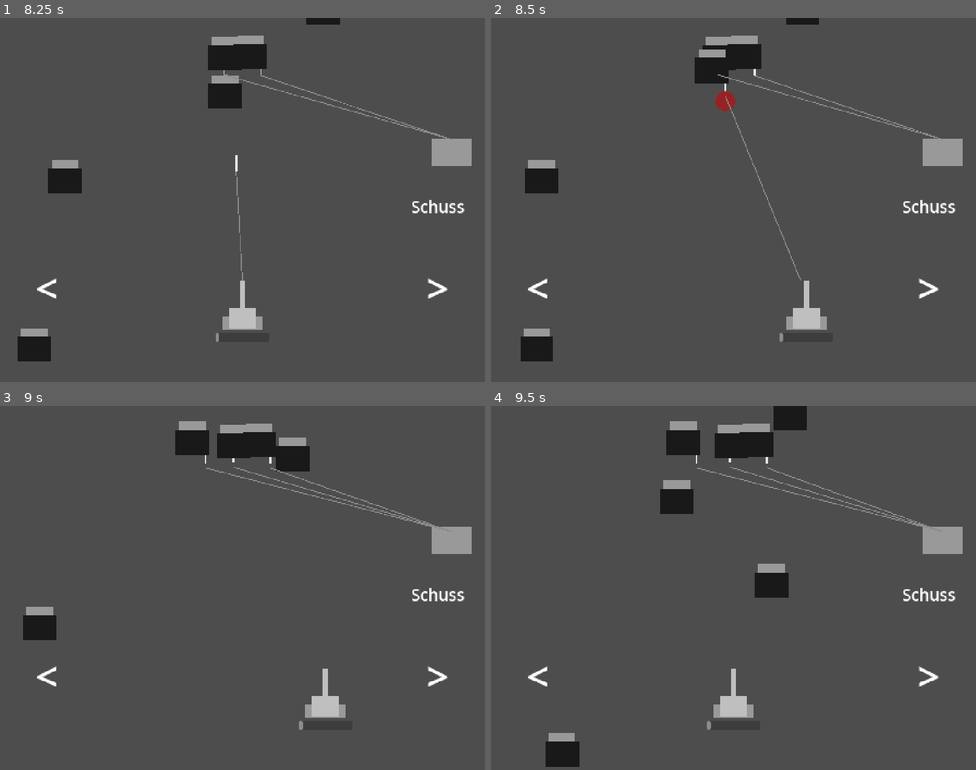
Above: before the commit, frames 1-4 (two rows, left to right).
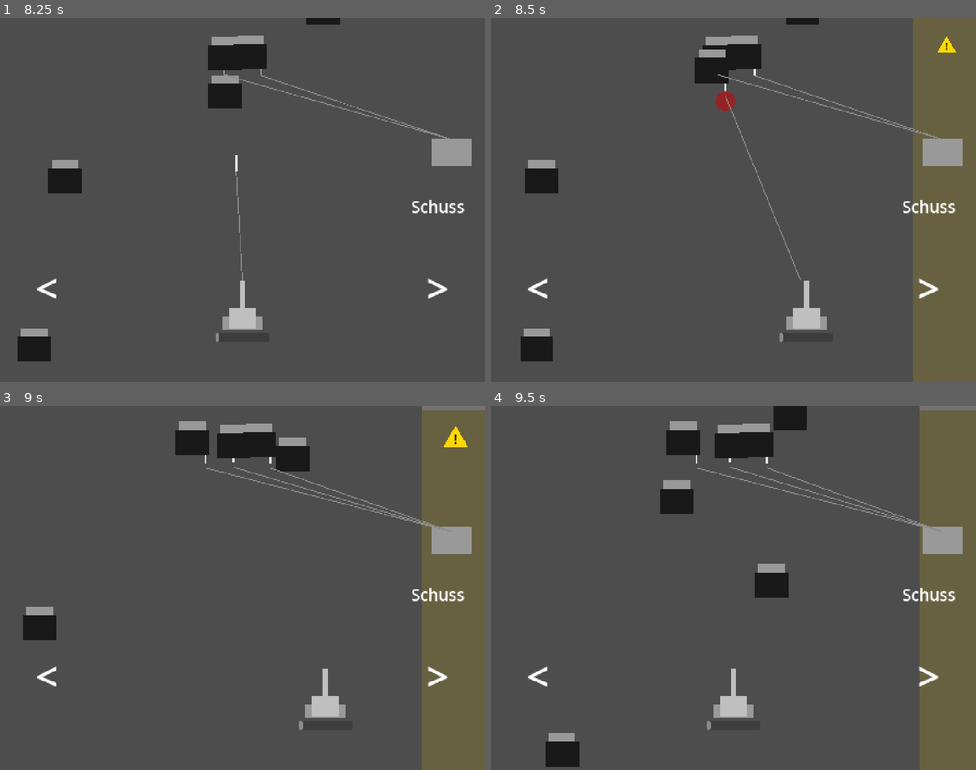
Above: after the commit, the same moments.

Repository: Philipp-Mallmann/fliegen-sind-aliens
Game: Godot game, scene res://szenen/spiel.tscn
The game is run twice, just before and just after one commit, with the same random seed, the same clock (stepped at 60 frames per second) and the same inputs.
Inputs:
- Up to frame 1 (8.25 s): hold D (rechts) 0.53-1.28 s; tap Space (schiessen) every 0.75 s from 0.6 to 8.1 s; hold A (links) 1.28-2.03 s; hold D (rechts) 2.03-3.53 s; hold A (links) 3.53-5.78 s; hold D (rechts) 5.78-8.03 s; hold A (links) from 8.03 s (still down)
- Up to frame 2 (8.5 s): keep holding A (links)
- Up to frame 3 (9 s): keep holding A (links); tap Space (schiessen) at 8.85 s
- Up to frame 4 (9.5 s): keep holding A (links)

Frame 1 is identical in both runs. In frame 2, 12% of the frame differs, in the area x 87-100%, y 0-100%; in frame 3, 12%; in frame 4, 11%.

Commit message:
Abschnitt 6: Hindernisse mit Warnung, Matsch, Absturz um die verlorene Flugkraft, Schusssperre im Fall
Co-Authored-By: Claude Opus 5.5 <noreply@anthropic.com>

Diff:
--- a/skripte/erzeuger.gd
+++ b/skripte/erzeuger.gd
@@ -10,8 +10,6 @@
 @export var breite: float = 400.0
 # Wie weit ueber der Kanone die oberste Fliege schon bereitsteht, in Pixeln. Der Bildrand liegt bei 920.
 @export var vorlauf: float = 1200.0
-# Wie weit unter der Kanone eine Fliege geloescht wird, in Pixeln. Der Bildrand liegt bei 160.
-@export var loeschen_unter: float = 300.0
 # Das langsamste und das schnellste Tempo einer neuen Fliege, in Pixeln pro Sekunde.
 @export var tempo_langsam: float = 100.0
 @export var tempo_schnell: float = 180.0
@@ -28,6 +26,3 @@
 		fliege.tempo = randf_range(tempo_langsam, tempo_schnell)
 		add_child(fliege)
 		naechste_hoehe -= abstand
-	for fliege in get_children():
-		if fliege.position.y > kanone.position.y + loeschen_unter:
-			fliege.queue_free()
--- a/skripte/faecher.gd
+++ b/skripte/faecher.gd
@@ -1,4 +1,7 @@
 extends Node2D
+
+# Wird gesendet, wenn eine Fliege aus dem Faecher entfernt wurde. Mit dabei: ihre Flugkraft.
+signal verloren(flugkraft: int)
 
 # Wie weit zwei Fliegen im Faecher auseinander sind, solange er noch nicht schrumpfen muss, in Pixeln.
 @export var abstand: float = 110.0
@@ -23,15 +26,28 @@
 		reihe.push_front(neue)
 	else:
 		reihe.push_back(neue)
+	nachruecken()
+
+
+func entfernen(nadel: Node2D) -> void:
+	reihe.erase(nadel)
+	versatz.erase(nadel)
+	verloren.emit(nadel.fliege.flugkraft)
+	nachruecken()
+
+
+func nachruecken() -> void:
 	if gleiten != null:
 		gleiten.kill()
-	if reihe.size() == 1:
+	var haengende: Array[Node2D] = []
+	for nadel in reihe:
+		if nadel.haengt:
+			haengende.append(nadel)
+	if haengende.is_empty():
 		return
 	gleiten = create_tween()
 	gleiten.set_parallel(true)
-	for nadel in reihe:
-		if nadel == neue:
-			continue
+	for nadel in haengende:
 		gleiten.tween_property(nadel, "position", platz(nadel), gleitdauer)
 		gleiten.tween_property(nadel, "scale", Vector2.ONE * groesse(), gleitdauer)
 
--- /dev/null
+++ b/skripte/hindernis.gd
@@ -0,0 +1,83 @@
+extends Node2D
+
+# Wie lange die Warnung laeuft, bevor der Gegenstand faellt, in Sekunden.
+@export var warnzeit: float = 3.0
+# Wie breit die Spalte ist, in Pixeln. Jede Fliege darin wird zermatscht.
+@export var breite: float = 200.0
+# Wie hoch der fallende Gegenstand ist, in Pixeln.
+@export var hoehe: float = 120.0
+# Wie schnell der Gegenstand faellt, in Pixeln pro Sekunde. Muss schneller sein als der Absturz (falltempo in spiel.gd).
+@export var falltempo: float = 1800.0
+# Wie lange ein Blinken der Warnung dauert, am Anfang und am Ende, in Sekunden. Kleiner heisst schneller.
+@export var blinken_anfang: float = 0.5
+@export var blinken_ende: float = 0.1
+# Wie weit ueber der Kanone der obere Bildrand liegt, in Pixeln.
+@export var bildrand: float = 920.0
+# Wie weit unter der Kanone der Gegenstand verschwindet, in Pixeln. Der untere Bildrand liegt bei 160.
+@export var weg_unter: float = 300.0
+# Die Szene des Matsches. Bei jeder zermatschten Fliege entsteht daraus ein Fleck.
+@export var matsch_szene: PackedScene
+
+# Die Kanone. Die Warnung bleibt ueber ihr am oberen Bildrand. Setzt der Hindernis-Erzeuger.
+var kanone: Node2D = null
+# Der Faecher. Aus ihm werden getroffene Fliegen entfernt. Setzt der Hindernis-Erzeuger.
+var faecher: Node2D = null
+# Wie viele Sekunden schon gewarnt wird.
+var gewarnt: float = 0.0
+
+
+func _ready() -> void:
+	$Spalte.offset_left = -breite / 2.0
+	$Spalte.offset_right = breite / 2.0
+	$Klotz.offset_left = -breite / 2.0
+	$Klotz.offset_right = breite / 2.0
+	$Klotz.offset_top = -hoehe
+
+
+func _process(delta: float) -> void:
+	if gewarnt < warnzeit:
+		warnen(delta)
+	else:
+		fallen(delta)
+
+
+func warnen(delta: float) -> void:
+	gewarnt += delta
+	position.y = kanone.position.y - bildrand
+	var anteil: float = gewarnt / warnzeit
+	$Warnung.scale = Vector2.ONE * (0.5 + anteil)
+	var takt: float = lerpf(blinken_anfang, blinken_ende, anteil)
+	$Warnung.visible = fmod(gewarnt, takt) < takt / 2.0
+
+
+func fallen(delta: float) -> void:
+	$Warnung.visible = false
+	$Spalte.visible = false
+	position.y += falltempo * delta
+	for fliege in get_tree().get_nodes_in_group("fliegen"):
+		if im_klotz(fliege):
+			zermatschen(fliege)
+	if position.y > kanone.position.y + weg_unter:
+		queue_free()
+
+
+func im_klotz(fliege: Node2D) -> bool:
+	var groesse: float = fliege.halbe_groesse * fliege.global_scale.x
+	var seitlich: float = absf(fliege.global_position.x - global_position.x)
+	var senkrecht: float = absf(fliege.global_position.y - (global_position.y - hoehe / 2.0))
+	return seitlich <= breite / 2.0 + groesse and senkrecht <= hoehe / 2.0 + groesse
+
+
+func zermatschen(fliege: Node2D) -> void:
+	if fliege.gefangen:
+		var nadel: Node2D = fliege.get_parent()
+		if not nadel.haengt:
+			return
+		nadel.haengt = false
+		faecher.entfernen(nadel)
+		nadel.queue_free()
+	else:
+		fliege.queue_free()
+	var matsch: Node2D = matsch_szene.instantiate()
+	get_parent().add_child(matsch)
+	matsch.global_position = fliege.global_position
--- /dev/null
+++ b/skripte/hindernis_erzeuger.gd
@@ -0,0 +1,32 @@
+extends Node2D
+
+# Die Szene des Hindernisses. Daraus entsteht jedes neue Hindernis.
+@export var hindernis_szene: PackedScene
+# Die Kanone. Um sie herum wird die Spalte ausgewuerfelt.
+@export var kanone: Node2D
+# Der Faecher. Wird an jedes Hindernis weitergegeben.
+@export var faecher: Node2D
+# Die kuerzeste und die laengste Pause zwischen zwei Hindernissen, in Sekunden.
+@export var pause_kurz: float = 6.0
+@export var pause_lang: float = 10.0
+# Wie weit links oder rechts von der Kanone die Spalte hoechstens liegt, in Pixeln. Das Bild reicht 720 zu jeder Seite.
+@export var spielraum: float = 700.0
+
+# Wie viele Sekunden es noch bis zum naechsten Hindernis dauert.
+var naechstes_in: float = 0.0
+
+
+func _ready() -> void:
+	naechstes_in = randf_range(pause_kurz, pause_lang)
+
+
+func _process(delta: float) -> void:
+	naechstes_in -= delta
+	if naechstes_in > 0.0:
+		return
+	var hindernis: Node2D = hindernis_szene.instantiate()
+	hindernis.position.x = kanone.position.x + randf_range(-spielraum, spielraum)
+	hindernis.kanone = kanone
+	hindernis.faecher = faecher
+	add_child(hindernis)
+	naechstes_in = randf_range(pause_kurz, pause_lang)
--- a/skripte/kanone.gd
+++ b/skripte/kanone.gd
@@ -13,6 +13,8 @@
 var aktuelles_tempo: float = 0.0
 # Wie viele Sekunden das Nachladen noch dauert. 0 oder weniger heisst: bereit.
 var nachladen_noch: float = 0.0
+# true heisst: Die Kanone darf nicht schiessen, zum Beispiel waehrend des Absturzes. Setzt spiel.gd.
+var gesperrt: bool = false
 
 
 func _process(delta: float) -> void:
@@ -34,6 +36,8 @@
 	nachladen_noch -= delta
 	if nachladen_noch > 0.0:
 		return
+	if gesperrt:
+		return
 	if Input.is_action_just_pressed("schiessen"):
 		var nadel: Node2D = nadel_szene.instantiate()
 		nadel.position = $Arm/Muendung.global_position
--- a/skripte/nadel.gd
+++ b/skripte/nadel.gd
@@ -18,6 +18,8 @@
 var fliege: Node2D = null
 # Der Punkt, an dem der Faden der Nadel festhaengt: erst die Muendung der Kanone, im Faecher die rechte Hand.
 var anker: Node2D = null
+# true heisst: Die Nadel haengt mit ihrer Fliege fertig im Faecher. Erst dann kann ein Hindernis sie treffen.
+var haengt: bool = false
 
 
 func _process(delta: float) -> void:
--- a/skripte/spiel.gd
+++ b/skripte/spiel.gd
@@ -6,6 +6,9 @@
 @export var hoehe_je_flugkraft: float = 300.0
 # Wie lange das Gleiten nach oben dauert, in Sekunden.
 @export var steigdauer: float = 0.8
+# Wie schnell man abstuerzt, in Pixeln pro Sekunde. Wer mehr verliert, faellt tiefer und darum laenger.
+# Muss langsamer sein als ein Hindernis faellt (falltempo in hindernis.gd), sonst holt der Faecher es ein.
+@export var falltempo: float = 1200.0
 
 # Die Flugkraft aller Fliegen, die oben im Faecher haengen.
 var flugkraft: int = 0
@@ -15,6 +18,7 @@
 
 func _ready() -> void:
 	$Kanone/Uebergabe.angekommen.connect(fliege_zaehlen)
+	$Kanone/Faecher.verloren.connect(fliege_verlieren)
 	$Kanone/Arm/Leiste.max_value = ziel
 	anzeige_schreiben()
 
@@ -26,9 +30,30 @@
 		steigen.kill()
 	steigen = create_tween()
 	steigen.tween_property($Kanone, "position:y", -flugkraft * hoehe_je_flugkraft, steigdauer)
+	steigen.tween_callback(entsperren)
 	if flugkraft >= ziel:
 		$Bedienung/Sieg.visible = true
 		$Kanone.set_process(false)
+		$Hindernisse.set_process(false)
+		for hindernis in $Hindernisse.get_children():
+			hindernis.queue_free()
+
+
+func fliege_verlieren(weg: int) -> void:
+	flugkraft -= weg
+	anzeige_schreiben()
+	if steigen != null:
+		steigen.kill()
+	var neue_hoehe: float = -flugkraft * hoehe_je_flugkraft
+	var strecke: float = absf(neue_hoehe - $Kanone.position.y)
+	$Kanone.gesperrt = true
+	steigen = create_tween()
+	steigen.tween_property($Kanone, "position:y", neue_hoehe, strecke / falltempo)
+	steigen.tween_callback(entsperren)
+
+
+func entsperren() -> void:
+	$Kanone.gesperrt = false
 
 
 func anzeige_schreiben() -> void:
--- a/skripte/uebergabe.gd
+++ b/skripte/uebergabe.gd
@@ -43,6 +43,7 @@
 		hin.parallel().tween_property(nadel, "scale", Vector2.ONE * faecher.groesse(), fahrzeit).set_delay(verzoegerung)
 		await hin.finished
 		nadel.anker = griff
+		nadel.haengt = true
 		angekommen.emit(nadel.fliege.flugkraft)
 		var zurueck: Tween = create_tween()
 		zurueck.tween_property(arm, "position", Vector2.ZERO, dauer)
--- /dev/null
+++ b/szenen/hindernis.tscn
@@ -0,0 +1,39 @@
+[gd_scene load_steps=3 format=3]
+
+[ext_resource type="Script" path="res://skripte/hindernis.gd" id="1_hindernis"]
+[ext_resource type="PackedScene" path="res://szenen/blutfleck.tscn" id="2_blutfleck"]
+
+[node name="Hindernis" type="Node2D"]
+script = ExtResource("1_hindernis")
+matsch_szene = ExtResource("2_blutfleck")
+
+[node name="Spalte" type="ColorRect" parent="."]
+offset_left = -100.0
+offset_right = 100.0
+offset_bottom = 1080.0
+mouse_filter = 2
+color = Color(1, 0.85, 0, 0.15)
+
+[node name="Klotz" type="ColorRect" parent="."]
+offset_left = -100.0
+offset_top = -120.0
+offset_right = 100.0
+mouse_filter = 2
+color = Color(0.45, 0.45, 0.45, 1)
+
+[node name="Warnung" type="Polygon2D" parent="."]
+z_index = 1
+position = Vector2(0, 80)
+color = Color(1, 0.85, 0, 1)
+polygon = PackedVector2Array(0, -50, 55, 45, -55, 45)
+
+[node name="Zeichen" type="Label" parent="Warnung"]
+offset_left = -20.0
+offset_top = -35.0
+offset_right = 20.0
+offset_bottom = 45.0
+theme_override_colors/font_color = Color(0, 0, 0, 1)
+theme_override_font_sizes/font_size = 60
+text = "!"
+horizontal_alignment = 1
+vertical_alignment = 1
--- a/szenen/spiel.tscn
+++ b/szenen/spiel.tscn
@@ -7,6 +7,8 @@
 [ext_resource type="Script" path="res://skripte/spiel.gd" id="5_spiel"]
 [ext_resource type="Script" path="res://skripte/erzeuger.gd" id="6_erzeuger"]
 [ext_resource type="Script" path="res://skripte/faecher.gd" id="7_faecher"]
+[ext_resource type="Script" path="res://skripte/hindernis_erzeuger.gd" id="8_hindernisse"]
+[ext_resource type="PackedScene" path="res://szenen/hindernis.tscn" id="9_hindernis"]
 
 [sub_resource type="Gradient" id="Gradient_taste"]
 colors = PackedColorArray(1, 1, 1, 0.35, 1, 1, 1, 0.35)
@@ -158,6 +160,12 @@
 script = ExtResource("6_erzeuger")
 fliege_szene = ExtResource("3_fliege")
 kanone = NodePath("../Kanone")
+
+[node name="Hindernisse" type="Node2D" parent="." node_paths=PackedStringArray("kanone", "faecher")]
+script = ExtResource("8_hindernisse")
+hindernis_szene = ExtResource("9_hindernis")
+kanone = NodePath("../Kanone")
+faecher = NodePath("../Kanone/Faecher")
 
 [node name="Kanone" type="Node2D" parent="."]
 script = ExtResource("1_kanone")
Not shown, added: skripte/hindernis.gd.uid
Not shown, added: skripte/hindernis_erzeuger.gd.uid
Not shown: 1 places in szenen/spiel.tscn that only renumber resources
Not shown, changed: ERKLAERUNG.md
